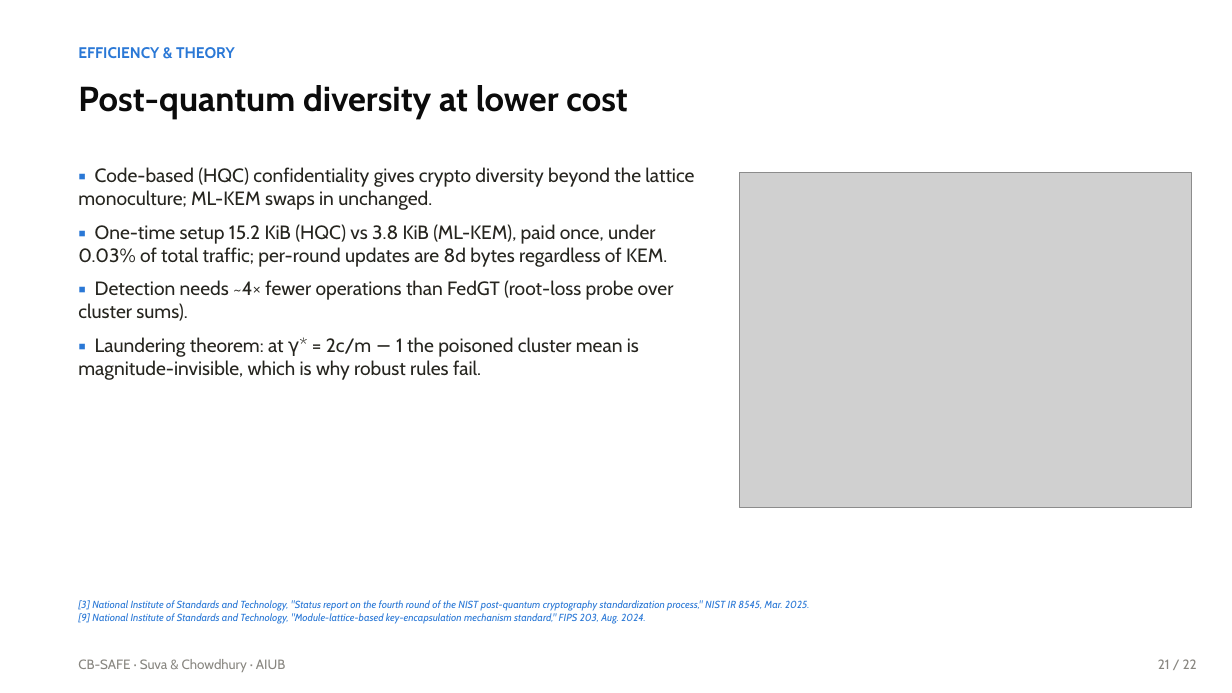
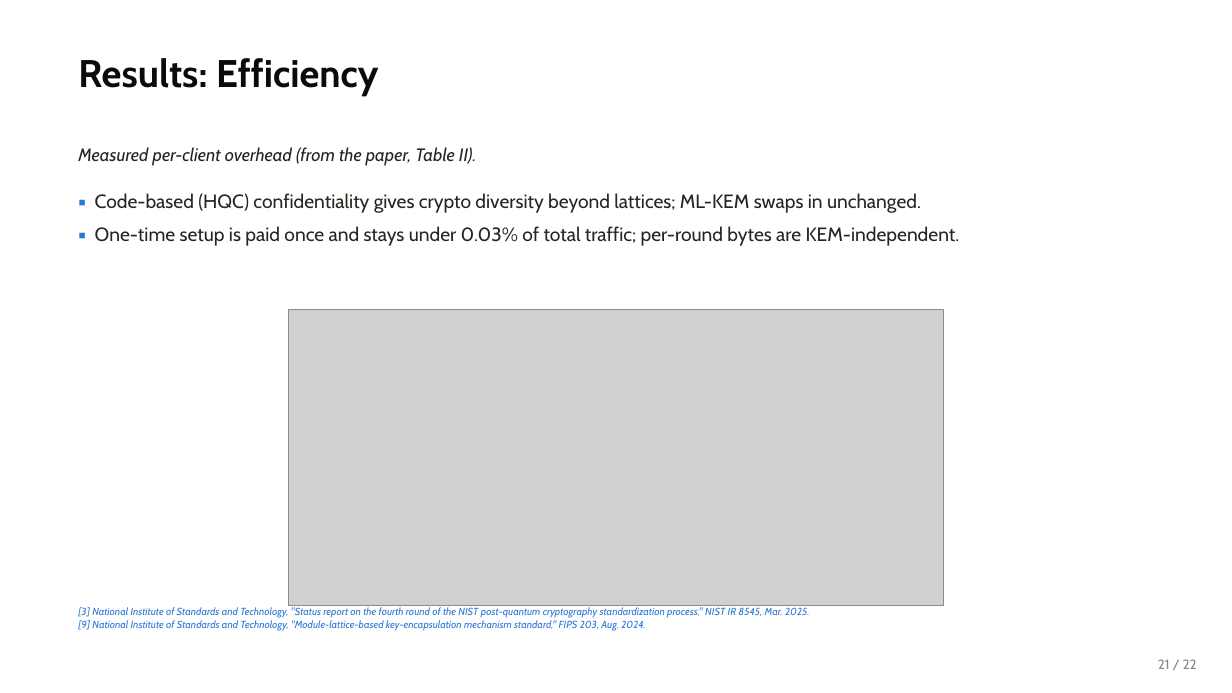
Before and after one commit to wshuv-o/cb-safe-draft, a slide deck: slide 22 of paper/cbsafe_deck.pptx. Drawn at 1232x693 pixels with LibreOffice and Linux fonts; fonts in the diff are those of the drawing; grey boxes stand for pictures. Boxes give left, top, right and bottom in pixels: in the first picture for what was removed or moved away, otherwise in the second. Text is boxed around its words. In the diff, an @@ line names an element or a change of style, - is before the commit and + after.

```diff
--- a/paper/cbsafe_deck.pptx
+++ b/paper/cbsafe_deck.pptx
@@ text at (x1=78, y1=58, x2=378, y2=96): text changed; size 12 to 30 pt; text colour #2A78D6 to #0B0B0B @@
-EFFICIENCY & THEORY
+Results: Efficiency
@@ text removed at (x1=78, y1=85, x2=627, y2=119) @@
-Post-quantum diversity at lower cost
@@ text added at (x1=78, y1=147, x2=476, y2=166), 14 pt, text #26251F, italic @@
+Measured per-client overhead (from the paper, Table II).
@@ picture removed at (x1=739, y1=173, x2=1192, y2=507) @@
@@ text at (x1=95, y1=193, x2=960, y2=246): text changed @@
-▪ Code-based (HQC) confidentiality gives crypto diversity beyond the lattice monoculture; ML-KEM swaps in unchanged.
-▪ One-time setup 15.2 KiB (HQC) vs 3.8 KiB (ML-KEM), paid once, under 0.03% of total traffic; per-round updates are 8d bytes regardless of KEM.
-▪ Detection needs ~4× fewer operations than FedGT (root-loss probe over cluster sums).
-▪ Laundering theorem: at γ* = 2c/m − 1 the poisoned cluster mean is magnitude-invisible, which is why robust rules fail.
+▪ Code-based (HQC) confidentiality gives crypto diversity beyond lattices; ML-KEM swaps in unchanged.
+▪ One-time setup is paid once and stays under 0.03% of total traffic; per-round bytes are KEM-independent.
@@ picture added at (x1=288, y1=310, x2=944, y2=605) @@
@@ text "[3] National Institute of Standards ..." moved from (x1=78, y1=600, x2=809, y2=624) to (x1=78, y1=607, x2=809, y2=631) @@
@@ text removed at (x1=78, y1=659, x2=285, y2=672) @@
-CB-SAFE · Suva & Chowdhury · AIUB
```
Also in this commit, not shown: 23 other slides changed, 32 other files.
